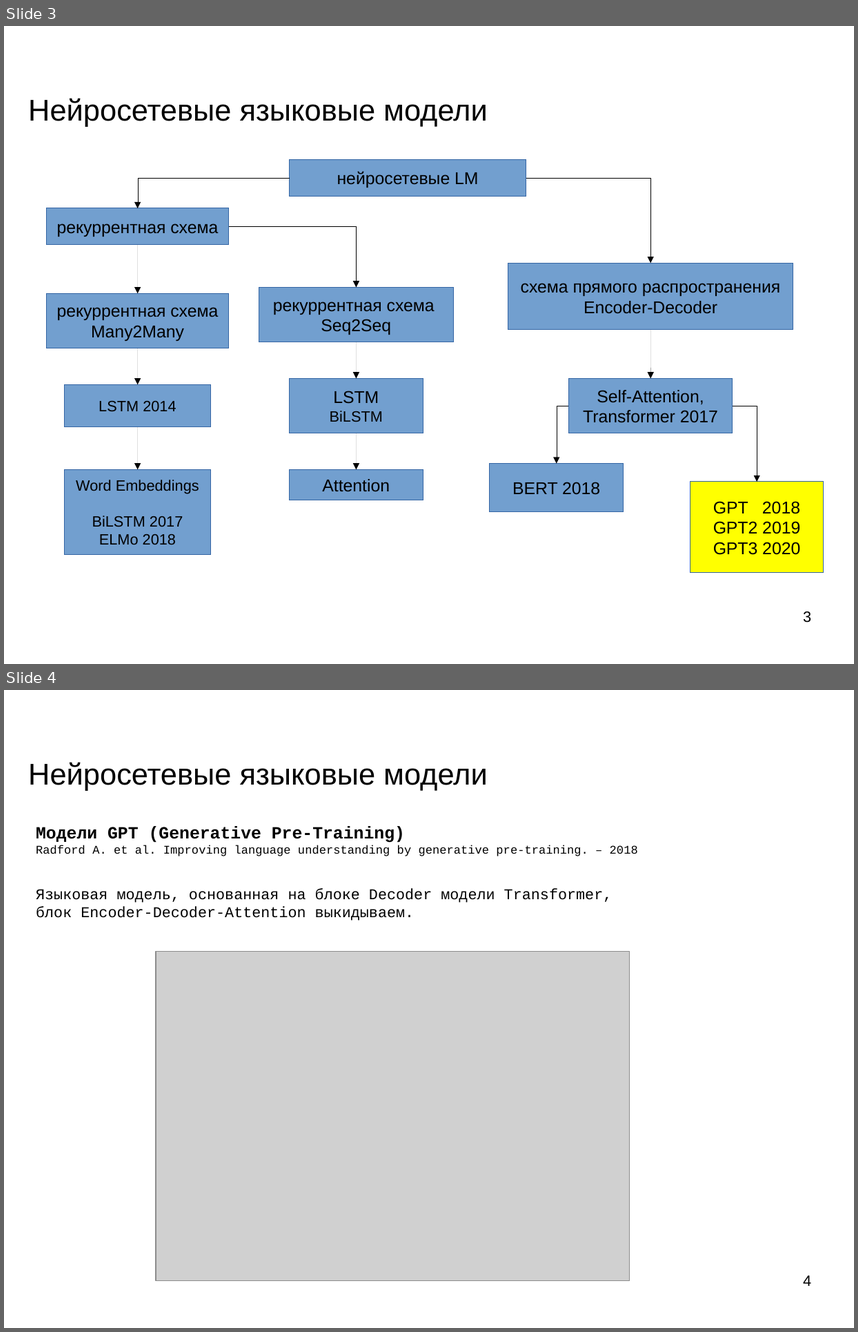
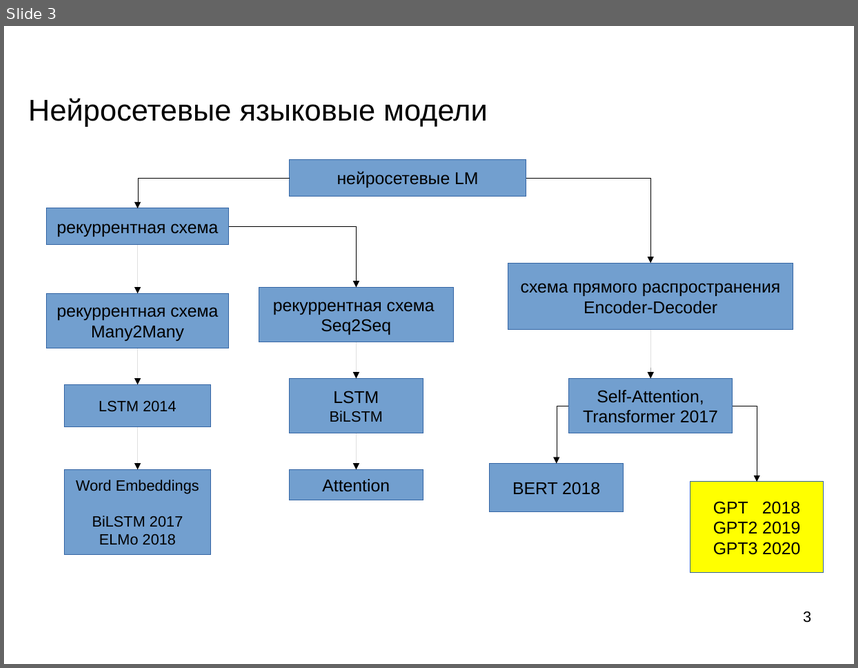
Before and after one commit to mechanoid5/ml_nlp_2025_I, a slide deck: 10-large-lang-models.odp. Shown one above the other, each under a label of ours: slides 3 and 4 before the commit, slide 3 after it. The pictures are 858x1332 and 858x668 pixels, drawn with LibreOffice and Linux fonts; fonts in the diff are those of the drawing; grey boxes stand for pictures; background and template pictures are left out. Boxes give left, top, right and bottom in pixels: in the first picture for what was removed or moved away, otherwise in the second. Text is boxed around its words. In the diff, an @@ line names an element or a change of style, - is before the commit and + after.

```diff
--- a/10-large-lang-models.odp
+++ b/10-large-lang-models.odp
@@ slide 4 removed at [4,690,854,1328], background picture (left out) @@
@@ title removed at [28,762,488,791] @@
-Нейросетевые языковые модели
@@ text removed at [36,826,638,920] @@
-Модели GPT (Generative Pre-Training)
-Radford A. et al. Improving language understanding by generative pre-training. – 2018
-Языковая модель, основанная на блоке Decoder модели Transformer,
-блок Encoder-Decoder-Attention выкидываем.
@@ picture removed at [156,952,631,1281] @@
@@ page number removed at [803,1275,811,1285] @@
-4
```
Also in this commit, not shown: 1 slide changed, 2 slides added, 1 other slide removed, 7 other files.
